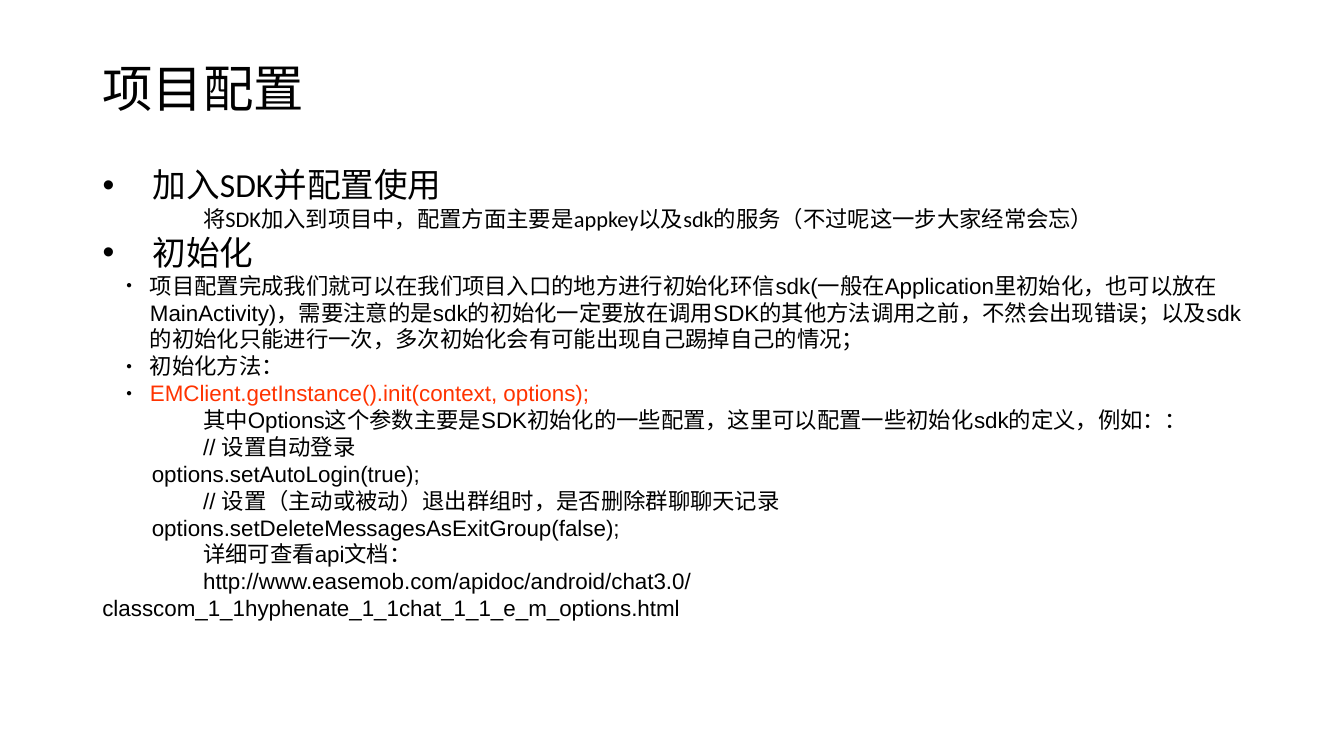
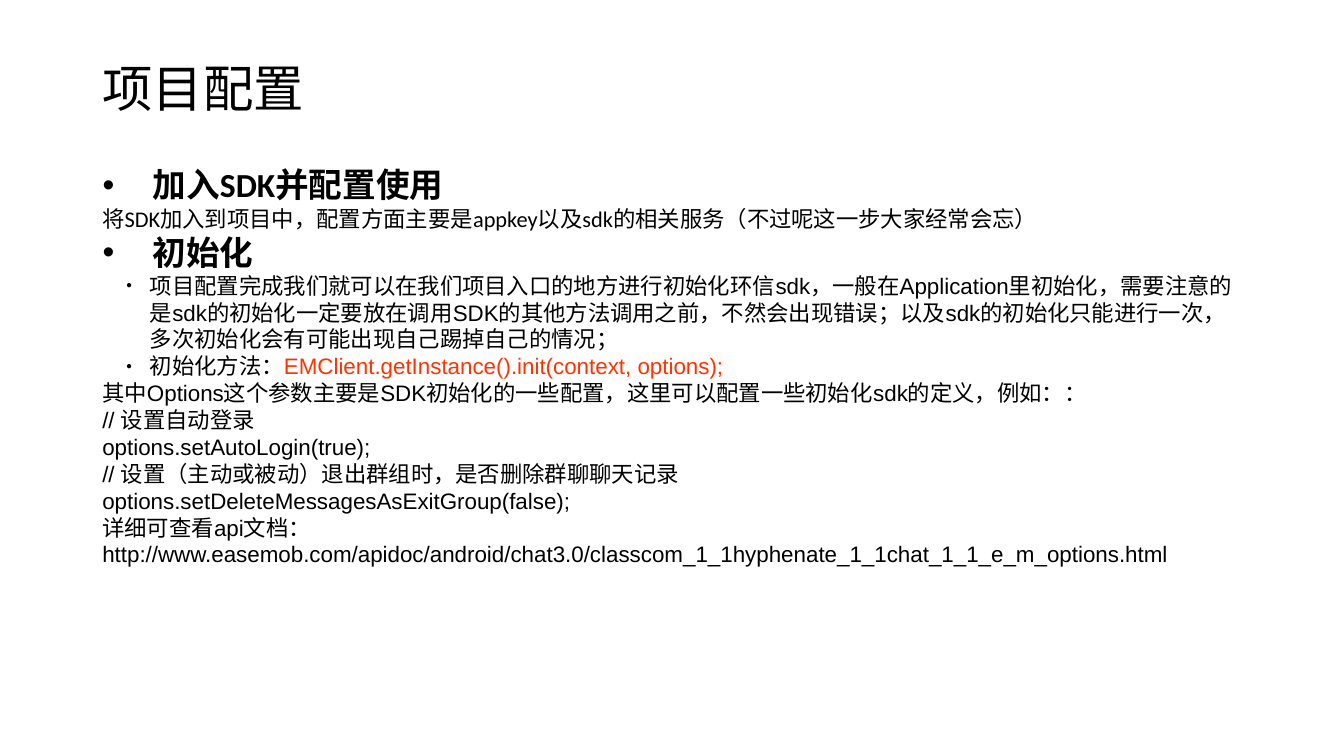
Before and after one commit to lzan13/EaseChat, a slide deck: slide 4 of EaseChat.pptx. Drawn at 1344x756 pixels with LibreOffice and Linux fonts; fonts in the diff are those of the drawing. Boxes give left, top, right and bottom in pixels: in the first picture for what was removed or moved away, otherwise in the second. Text is boxed around its words. In the diff, an @@ line names an element or a change of style, - is before the commit and + after.

Commit message:
feat:更新 sdk 为远程引用方式，适当调整项目
	- 更新 README.md 说明，添加了部分地址
	- 更新 ppt 文档

```diff
--- a/EaseChat.pptx
+++ b/EaseChat.pptx
@@ text at [153, 168, 444, 200]: bold on in "加入SDK并配置使用", "初始化" @@
@@ text at [102, 208, 1037, 231]: text changed @@
-将SDK加入到项目中，配置方面主要是appkey以及sdk的服务（不过呢这一步大家经常会忘）
+将SDK加入到项目中，配置方面主要是appkey以及sdk的相关服务（不过呢这一步大家经常会忘）
@@ text at [150, 275, 1232, 379]: text changed @@
-  ● 项目配置完成我们就可以在我们项目入口的地方进行初始化环信sdk(一般在Application里初始化，也可以放在MainActivity)，需要注意的是sdk的初始化一定要放在调用SDK的其他方法调用之前，不然会出现错误；以及sdk的初始化只能进行一次，多次初始化会有可能出现自己踢掉自己的情况；
-  ● 初始化方法：
-  ● EMClient.getInstance().init(context, options);
+  ● 项目配置完成我们就可以在我们项目入口的地方进行初始化环信sdk，一般在Application里初始化，需要注意的是sdk的初始化一定要放在调用SDK的其他方法调用之前，不然会出现错误；以及sdk的初始化只能进行一次，多次初始化会有可能出现自己踢掉自己的情况；
+  ● 初始化方法：EMClient.getInstance().init(context, options);
```
Also in this commit, not shown: 4 other slides changed, 17 other files.
